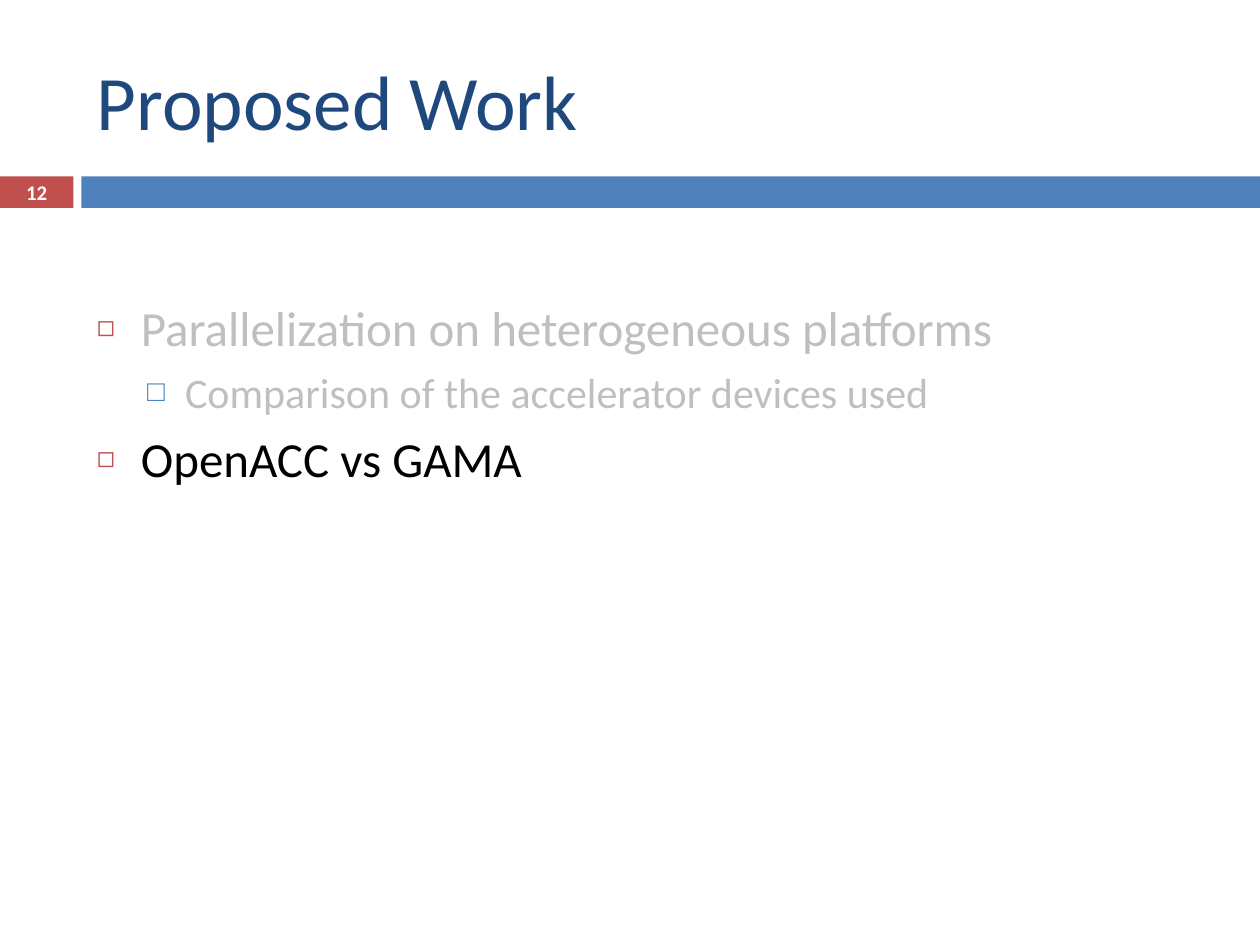
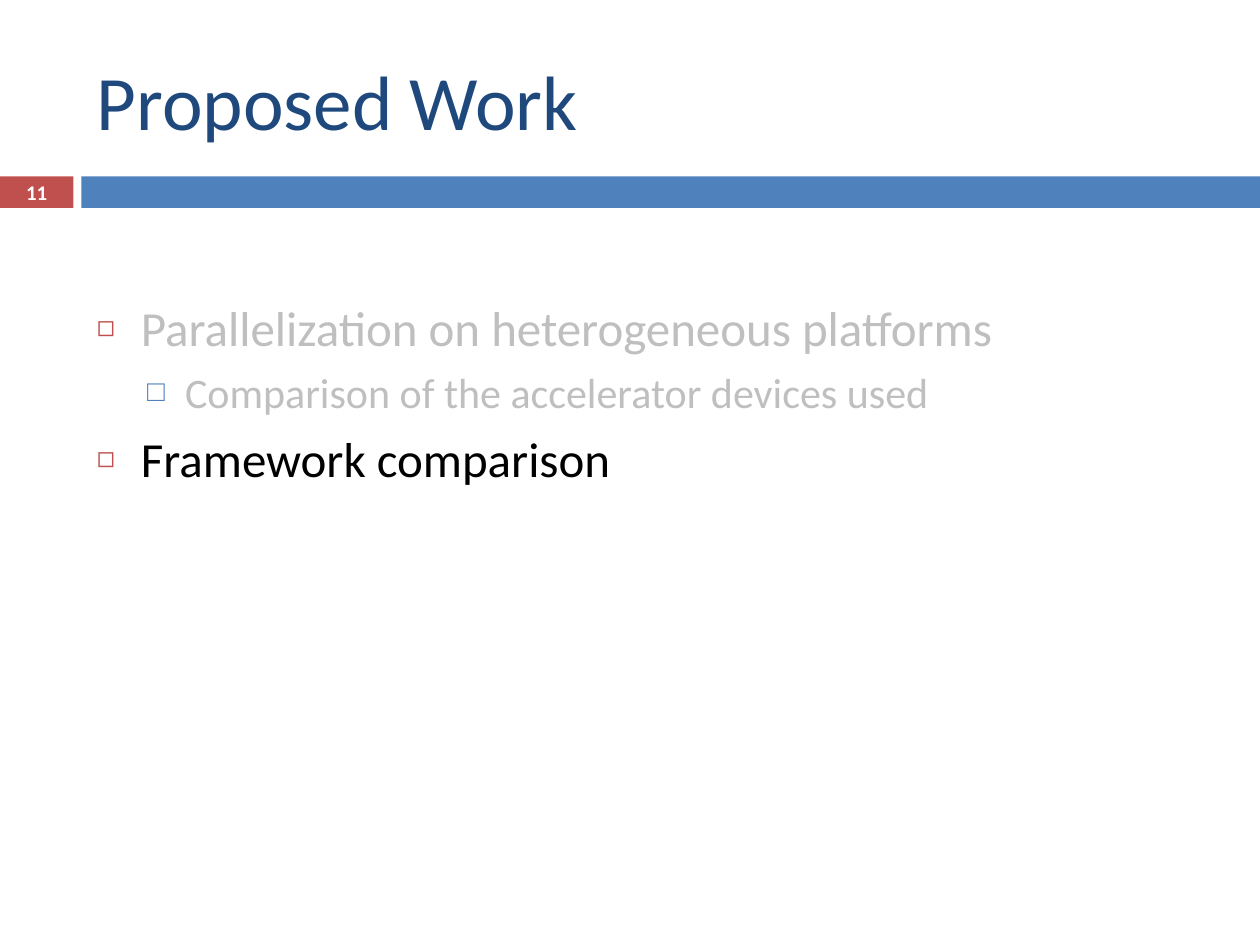
Before and after one commit to ampereira/mscthesis-liptool, a slide deck: slide 11 of doc/pre-thesis/presentation/pre-thesis_presentation.pptx (slide 12 before the commit). Drawn at 1260x945 pixels with LibreOffice and Linux fonts; fonts in the diff are those of the drawing. Boxes give left, top, right and bottom in pixels: in the first picture for what was removed or moved away, otherwise in the second. Text is boxed around its words. In the diff, an @@ line names an element or a change of style, - is before the commit and + after.

```diff
--- a/doc/pre-thesis/presentation/pre-thesis_presentation.pptx
+++ b/doc/pre-thesis/presentation/pre-thesis_presentation.pptx
@@ page number at [26,186,47,200]: text changed @@
-12
+11
@@ text at [141,443,610,485]: text changed @@
-◻ OpenACC vs GAMA
+◻ Framework comparison
```
Also in this commit, not shown: 8 other slides changed, 1 slide removed, 2 other files.
